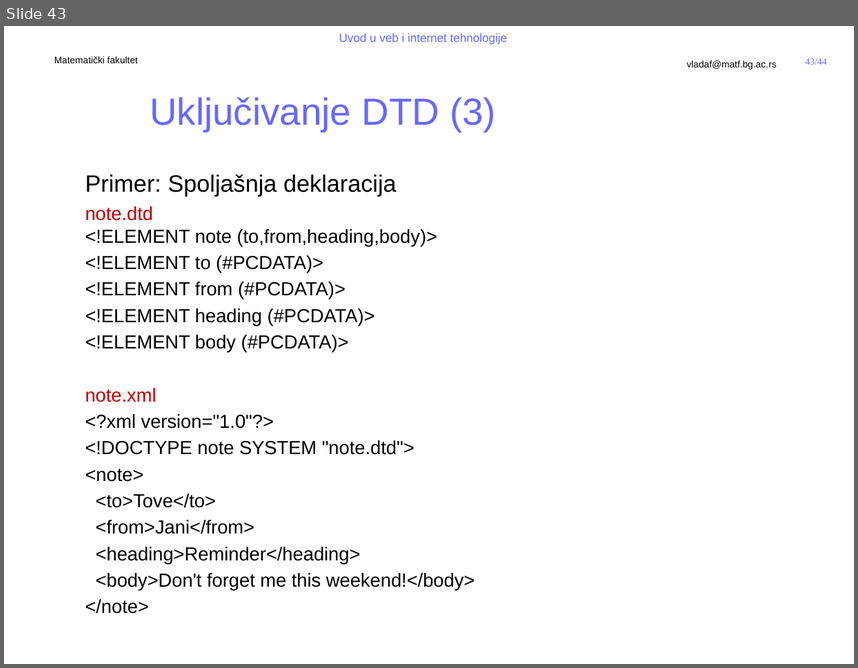
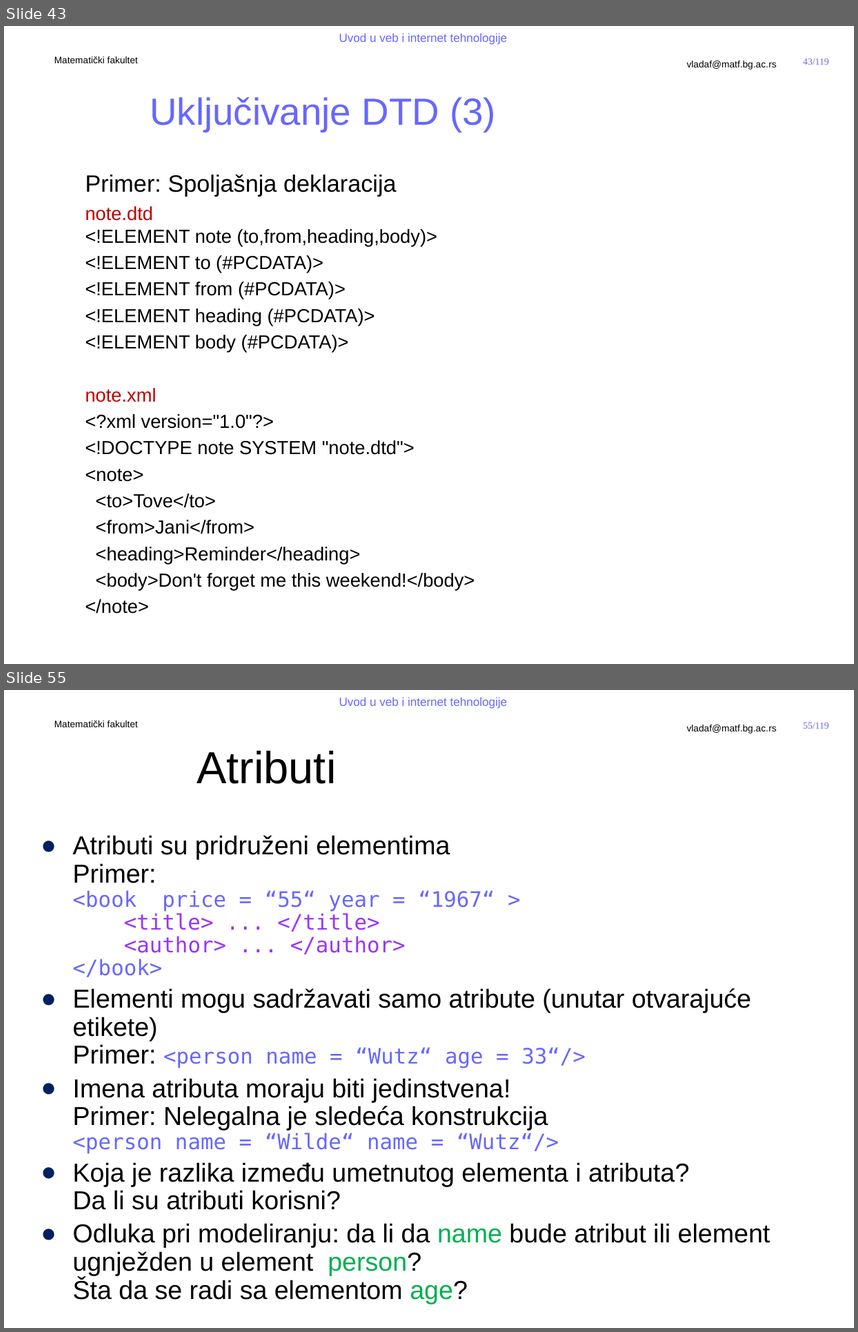
Before and after one commit to MatfUVIT/info, a slide deck: predavanja/prezentacije/UVIT02-01-Jezici za obelezavanje.pptx. Shown one above the other, each under a label of ours: slide 43 before the commit, slides 43 and 55 after it; the slides between them are not shown. The pictures are 858x668 and 858x1332 pixels, drawn with LibreOffice and Linux fonts; fonts in the diff are those of the drawing; background and template pictures are left out. Boxes give left, top, right and bottom in pixels: in the first picture for what was removed or moved away, otherwise in the second. Text is boxed around its words. In the diff, an @@ line names an element or a change of style, - is before the commit and + after.

```diff
--- a/predavanja/prezentacije/UVIT02-01-Jezici za obelezavanje.pptx
+++ b/predavanja/prezentacije/UVIT02-01-Jezici za obelezavanje.pptx
@@ slide 55 added at [4,690,854,1328], background #FFFFFF; not listed: 5 template elements that a slide beside it also shows @@
@@ title added at [197,751,337,784], 38 pt, text #000000 @@
+Atributi
@@ text added at [73,835,771,1303], 22 pt, text #000000 @@
+● Atributi su pridruženi elementima
+  Primer:
+  <book price = “55“ year = “1967“ >
+  <title> ... </title>
+  <author> ... </author>
+  </book>
+● Elementi mogu sadržavati samo atribute (unutar otvarajuće etikete)
+  Primer: <person name = “Wutz“ age = 33“/>
+● Imena atributa moraju biti jedinstvena!
+  Primer: Nelegalna je sledeća konstrukcija
+  <person name = “Wilde“ name = “Wutz“/>
+● Koja je razlika između umetnutog elementa i atributa?
+  Da li su atributi korisni?
+● Odluka pri modeliranju: da li da name bude atribut ili element ugnježden u element person?
+  Šta da se radi sa elementom age?
@@ page number at [803,58,829,65]: text changed @@
-43/44
+43/119
```
Also in this commit, not shown: 2 slides changed, 74 other slides added, 2 other files.
